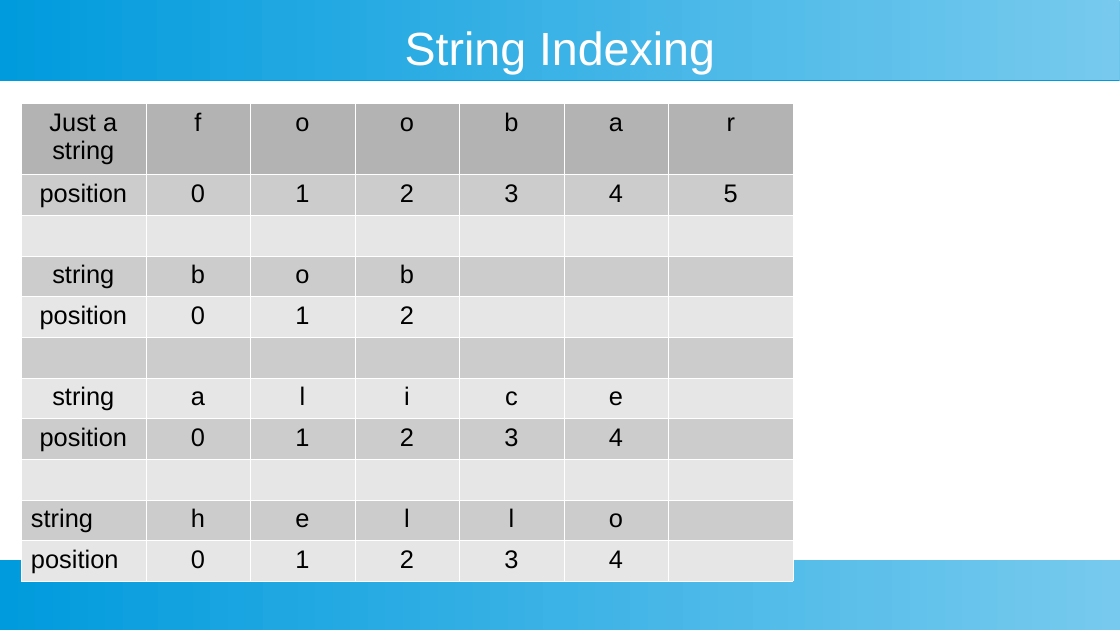
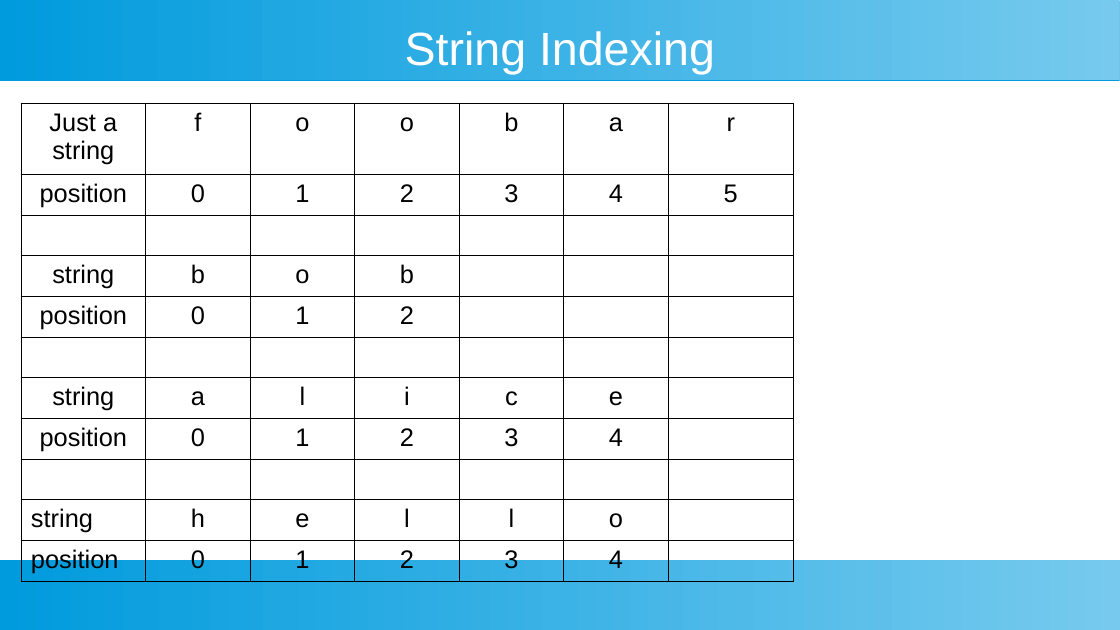
Before and after one commit to ashishjain1547/public_lessons_in_python, a slide deck: slide 3 of Ch 4 - Strings/Strings.odp. Drawn at 1120x630 pixels with LibreOffice and Linux fonts; fonts in the diff are those of the drawing. Boxes give left, top, right and bottom in pixels: in the first picture for what was removed or moved away, otherwise in the second. Text is boxed around its words. In the diff, an @@ line names an element or a change of style, - is before the commit and + after.

```diff
--- a/Ch 4 - Strings/Strings.odp
+++ b/Ch 4 - Strings/Strings.odp
@@ table at [21, 104, 795, 578] @@
@@ fill #B3B3B3 to none in row 1 @@
@@ fill #CCCCCC to none in 23 cells @@
@@ fill #E6E6E6 to none in 16 cells @@
@@ borders changed @@
```
Also in this commit, not shown: 4 other slides changed, 3 slides added, 27 other files.
